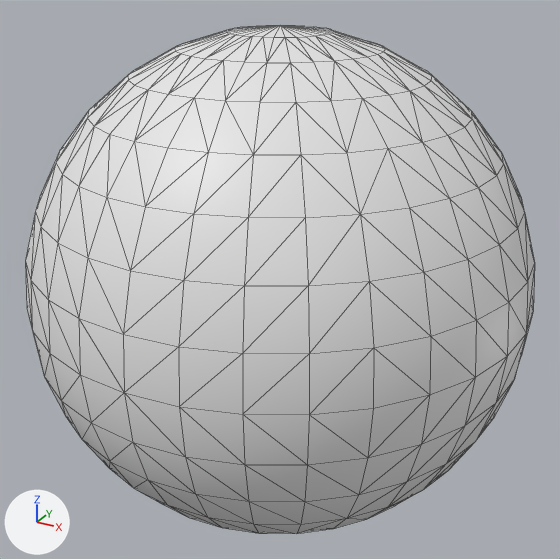
Before and after pictures for a commit that changed the FBX model Debug/sphere.FBX.
One viewpoint serves both versions: a camera (50 mm lens) standing at (1.416, -2.574, 1.286) and looking at (0.0, 0.0, -0.001). Lighting does not change. The marker at lower left points along +X, +Y and +Z. Mesh edges are drawn as thin lines.
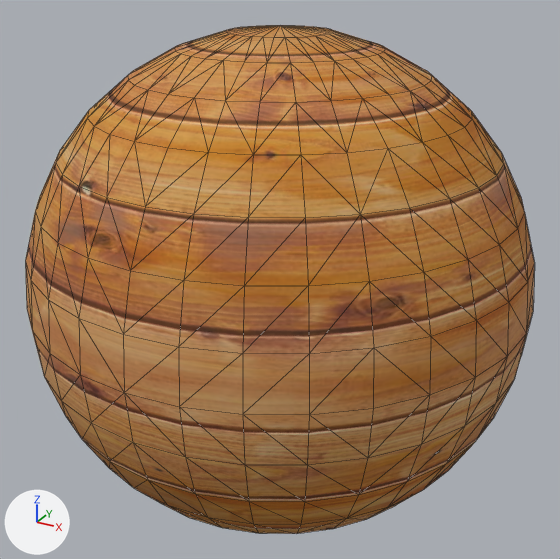
The newer file is also turned or shifted as a whole; pictures and numbers use the older file's frame.

What differs and where, as boxes (x1, y1, x2, y2) in the pictures (560 x 559 px):
'Sphere001', recoloured (white to brown): (26, 25, 534, 534) in both

What the commit changed:
Picture 'wood.jpg' (img_wood_jpg) is new.
Material '01 - Default' (mat_01___default) is new.
Its texture is img_wood_jpg.
Its roughness is 0.859.
me_mesh has 482 vertices, 960 faces and spans x -1.0..1.0, y -1.0..1.0, z -1.0..1.0.
me_mesh now uses material mat_01___default (picture img_wood_jpg).
